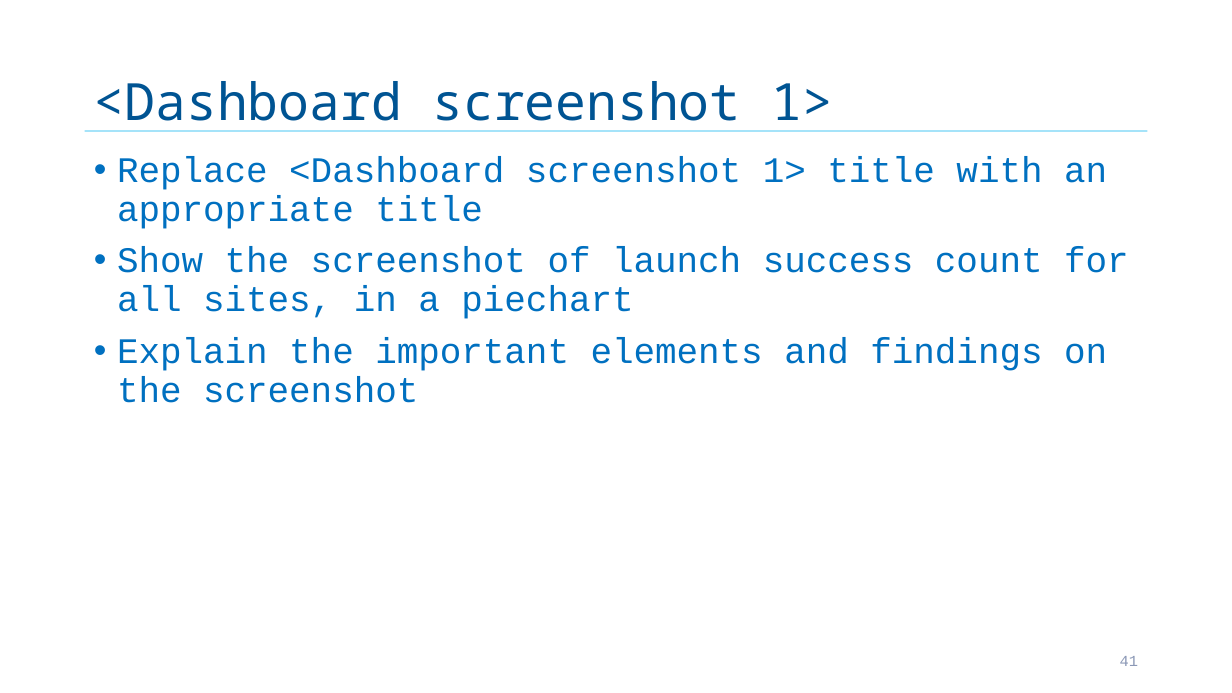
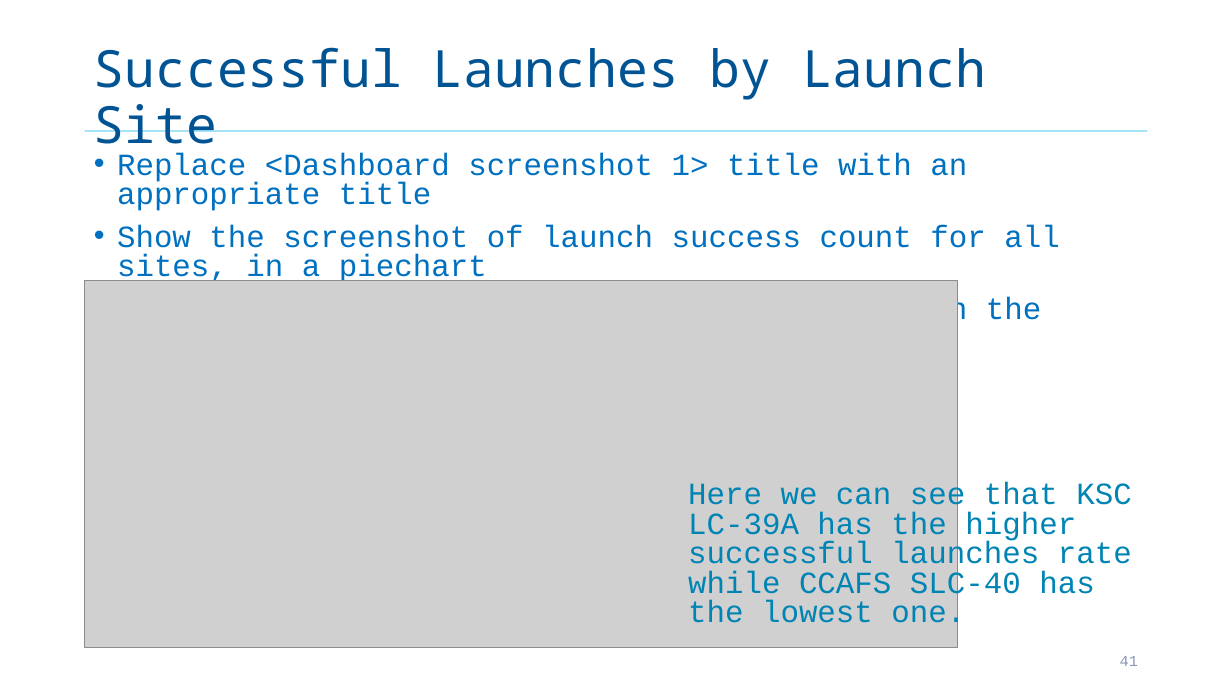
Before and after one commit to DaniArroyo/Data-Science-Capstone, a slide deck: slide 41 of Capstone-Final.pptx. Drawn at 1232x693 pixels with LibreOffice and Linux fonts; fonts in the diff are those of the drawing; grey boxes stand for pictures. Boxes give left, top, right and bottom in pixels: in the first picture for what was removed or moved away, otherwise in the second. Text is boxed around its words. In the diff, an @@ line names an element or a change of style, - is before the commit and + after.

```diff
--- a/Capstone-Final.pptx
+++ b/Capstone-Final.pptx
@@ title at bbox=[94, 47, 987, 156]: text changed @@
-<Dashboard screenshot 1>
+Successful Launches by Launch Site
@@ text "Replace <Dashboard screenshot 1> title ..." at bbox=[117, 152, 1059, 327]: size 28 to 24 pt; line spacing 0.9 to 0.8 @@
@@ picture added at bbox=[85, 281, 958, 648] @@
@@ text added at bbox=[688, 482, 1132, 631], 24 pt, text #0084B4 @@
+Here we can see that KSC LC-39A has the higher successful launches rate while CCAFS SLC-40 has the lowest one.
```
Also in this commit, not shown: 7 other slides changed.
